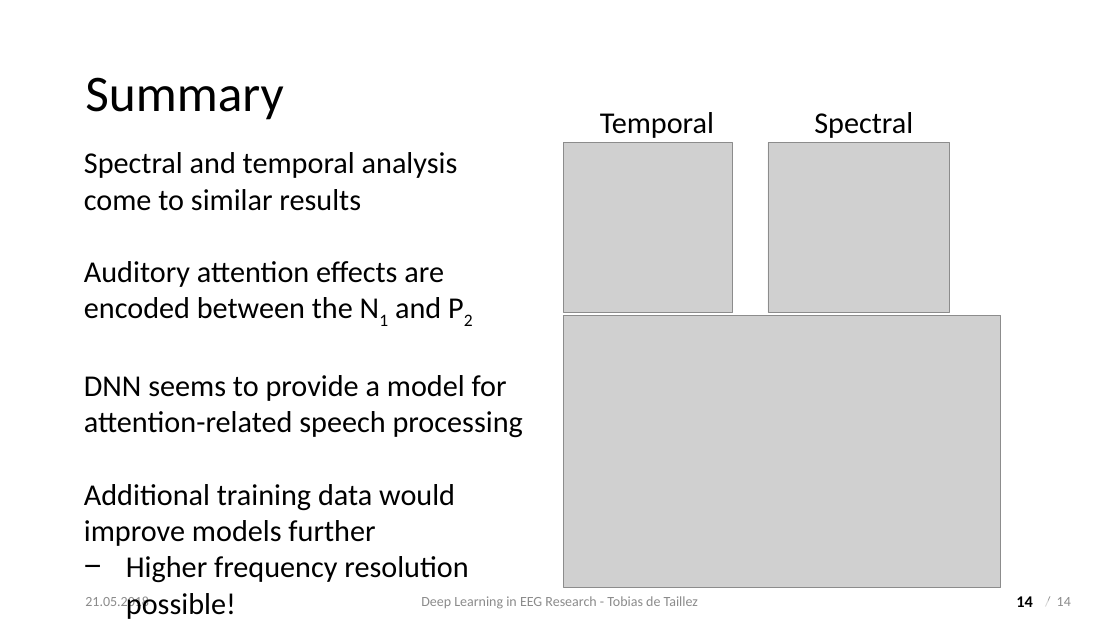
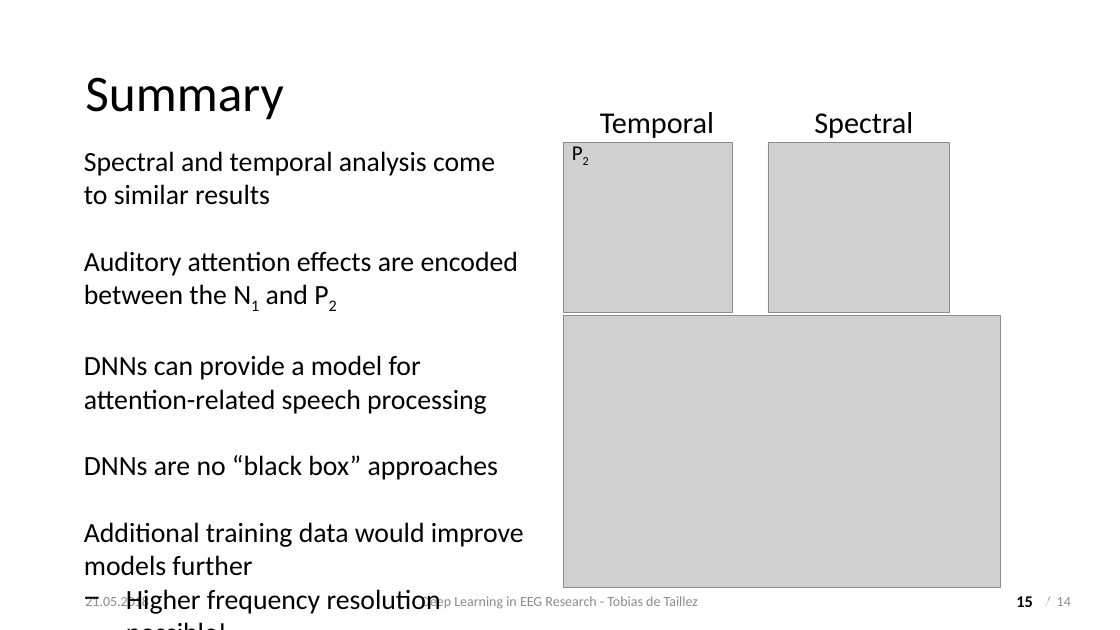
Before and after one commit to tdetaillez/simulate_EEG_from_speech_envelope, a slide deck: slide 15 of Tobias_de_Taillez_EEG_with_DNN.pptx (slide 14 before the commit). Drawn at 1120x630 pixels with LibreOffice and Linux fonts; fonts in the diff are those of the drawing; grey boxes stand for pictures; background and template pictures are left out. Boxes give left, top, right and bottom in pixels: in the first picture for what was removed or moved away, otherwise in the second. Text is boxed around its words. In the diff, an @@ line names an element or a change of style, - is before the commit and + after.

Commit message:
better Presentation

```diff
--- a/Tobias_de_Taillez_EEG_with_DNN.pptx
+++ b/Tobias_de_Taillez_EEG_with_DNN.pptx
@@ text added at (564, 135, 601, 169), 18 pt, text #000000 @@
+P2
@@ text at (84, 151, 524, 614): size 25.9 to 23.8 pt in "Spectral and temporal analysis come to similar ...", "Auditory attention effects are encoded between the ...", "Additional training data would improve models further", "Higher frequency resolution possible!" @@
@@ text at (84, 355, 498, 480): text changed; size 25.9 to 23.8 pt @@
-DNN seems to provide a model for attention-related speech processing
+DNNs can provide a model for attention-related speech processing
+DNNs are no “black box” approaches
@@ page number at (1016, 596, 1033, 607): text changed @@
-14
+15
```
Also in this commit, not shown: 4 other slides changed, 2 slides added.
